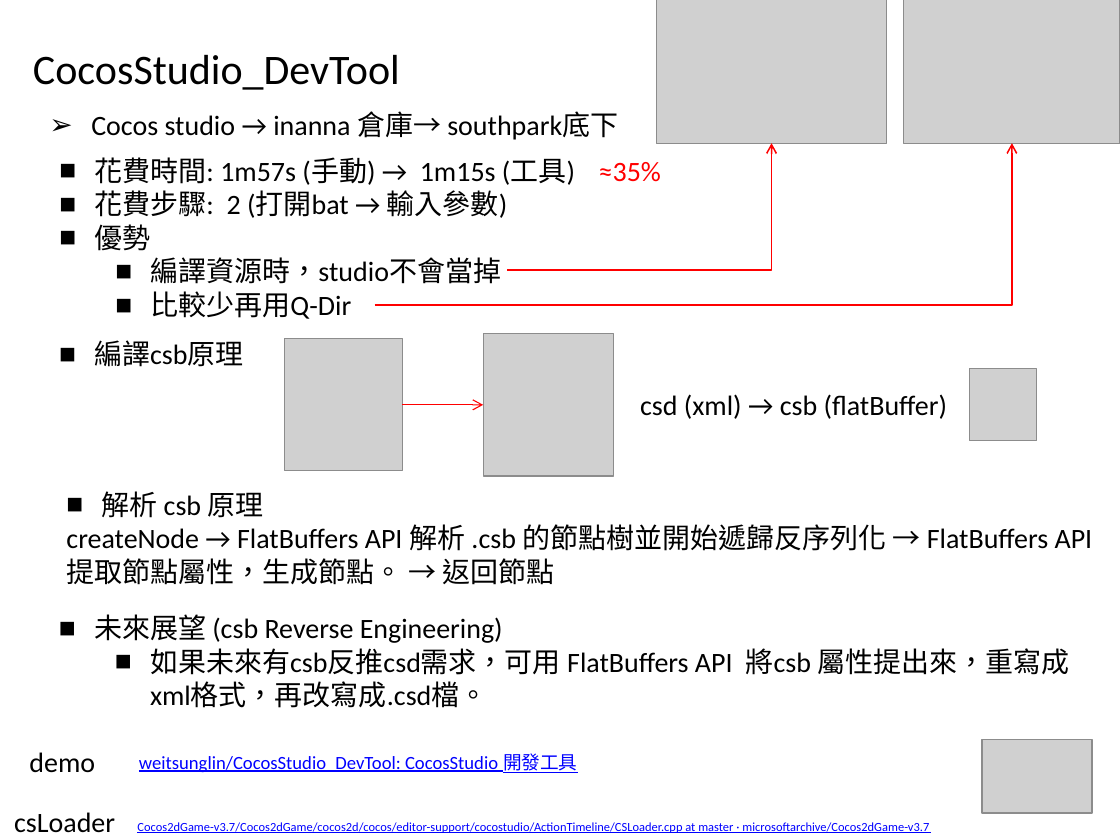
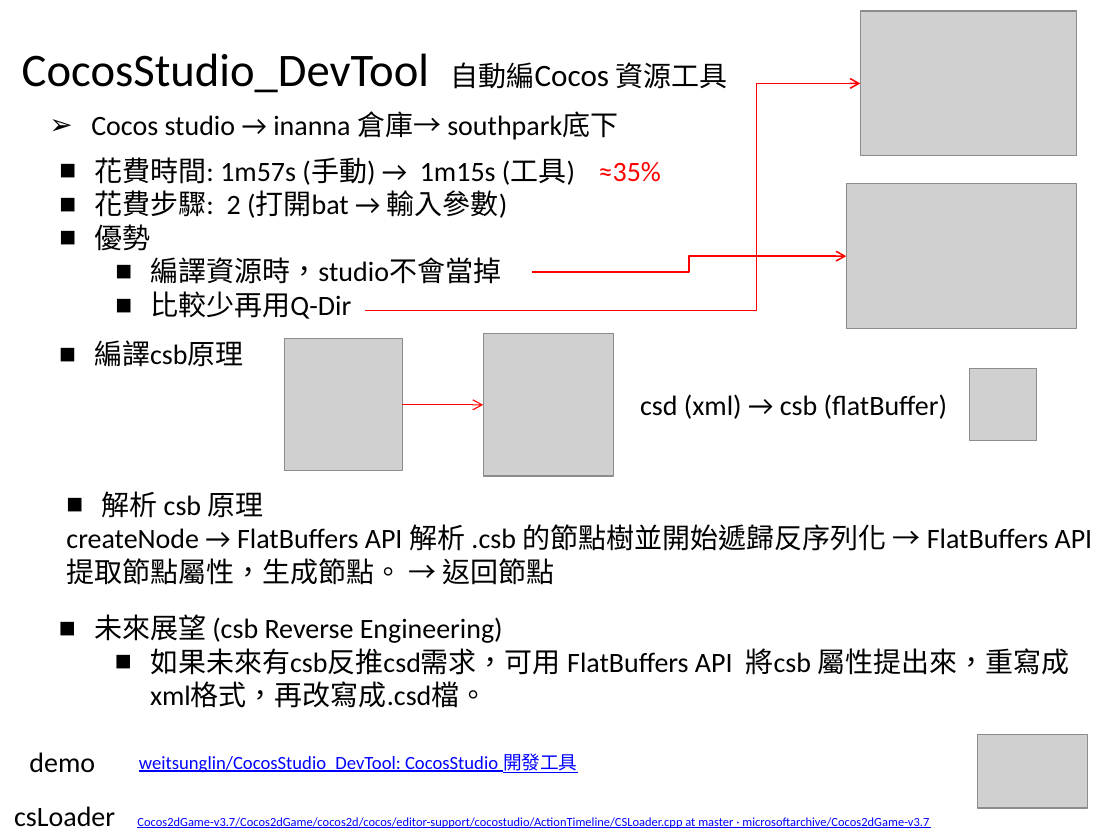
Before and after one commit to weitsunglin/CocosStudioDevTool, a slide deck: slide 1 of CocosStudio_DevTool.pptx. Drawn at 1120x840 pixels with LibreOffice and Linux fonts; fonts in the diff are those of the drawing; grey boxes stand for pictures. Boxes give left, top, right and bottom in pixels: in the first picture for what was removed or moved away, otherwise in the second. Text is boxed around its words. In the diff, an @@ line names an element or a change of style, - is before the commit and + after.

Commit message:
up

```diff
--- a/CocosStudio_DevTool.pptx
+++ b/CocosStudio_DevTool.pptx
@@ picture: place and size @@
-picture at bbox=[904, 0, 1120, 143]
+picture at bbox=[860, 11, 1076, 156]
@@ title at bbox=[22, 53, 728, 93]: text changed; size 27 to 30 pt @@
-CocosStudio_DevTool
+CocosStudio_DevTool 自動編Cocos 資源工具
@@ elbow arrow moved from (374, 306) - (1011, 143) to (365, 310) - (860, 84) @@
@@ picture: place and size @@
-picture at bbox=[656, 0, 886, 143]
+picture at bbox=[847, 184, 1076, 328]
@@ elbow arrow moved from (507, 270) - (772, 143) to (532, 272) - (847, 256) @@
@@ picture: place and size @@
-picture at bbox=[982, 739, 1092, 813]
+picture at bbox=[978, 735, 1088, 809]
@@ text "csLoader": place and size @@
-text "csLoader" at bbox=[14, 812, 115, 833]
+text "csLoader" at bbox=[14, 806, 115, 827]
@@ text "Cocos2dGame-v3.7/Cocos2dGame/cocos2d/cocos/editor-support/co ...": place and size @@
-text "Cocos2dGame-v3.7/Cocos2dGame/cocos2d/cocos/editor-support/co ..." at bbox=[137, 822, 929, 833]
+text "Cocos2dGame-v3.7/Cocos2dGame/cocos2d/cocos/editor-support/co ..." at bbox=[137, 817, 929, 828]
```
